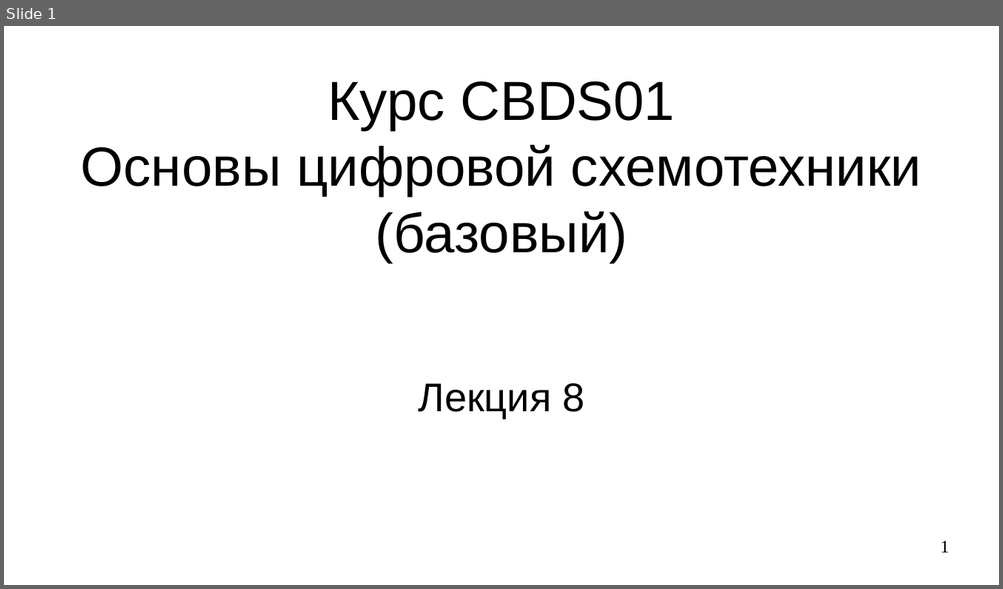
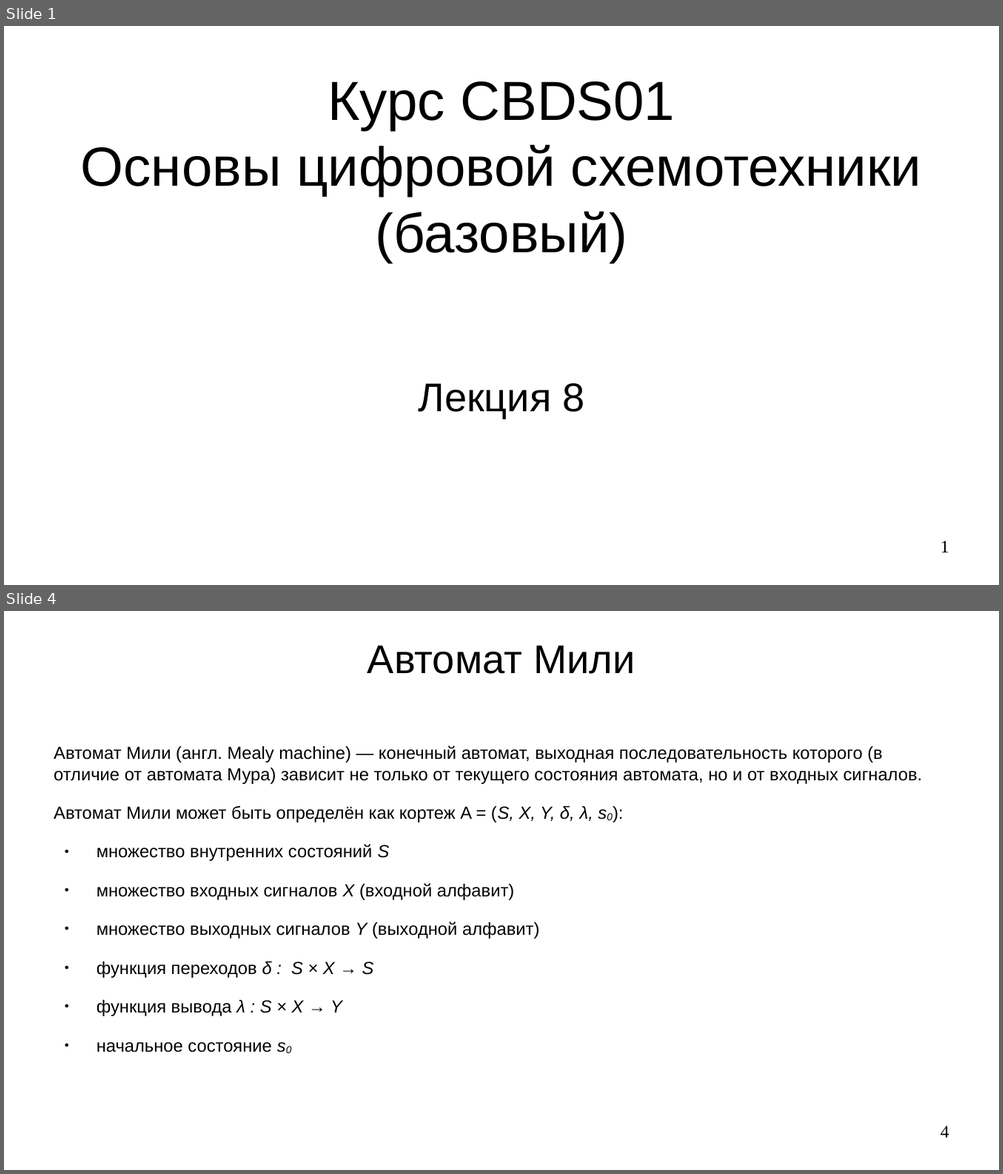
Before and after one commit to steelcraft/stud-lab, a slide deck: Лекции/СBDS01#L8.odp. Shown one above the other, each under a label of ours: slide 1 before the commit, slides 1 and 4 after it; the slides between them are not shown. The pictures are 1003x589 and 1003x1174 pixels, drawn with LibreOffice and Linux fonts; fonts in the diff are those of the drawing. Boxes give left, top, right and bottom in pixels: in the first picture for what was removed or moved away, otherwise in the second. Text is boxed around its words. In the diff, an @@ line names an element or a change of style, - is before the commit and + after.

Commit message:
Добавлен раздел по конечным автоматам

```diff
--- a/Лекции/СBDS01#L8.odp
+++ b/Лекции/СBDS01#L8.odp
@@ slide 4 added at (4, 611, 999, 1170), background #FFFFFF @@
@@ title added at (367, 645, 634, 674), 32 pt, text #000000 @@
+Автомат Мили
@@ text added at (54, 746, 922, 1053), 14 pt, text #000000 @@
+Автомат Мили (англ. Mealy machine) — конечный автомат, выходная последовательность которого (в отличие от автомата Мура) зависит не только от текущего состояния автомата, но и от входных сигналов.
+Автомат Мили может быть определён как кортеж A = (S, X, Y, δ, λ, s0):
+● множество внутренних состояний S
+● множество входных сигналов X (входной алфавит)
+● множество выходных сигналов Y (выходной алфавит)
+● функция переходов δ : S × X → S
+● функция вывода λ : S × X → Y
+● начальное состояние s0
@@ page number added at (940, 1126, 949, 1138), 14 pt, text #000000 @@
+4
```
Also in this commit, not shown: 3 slides changed, 1 other slide added, 3 slides removed.
